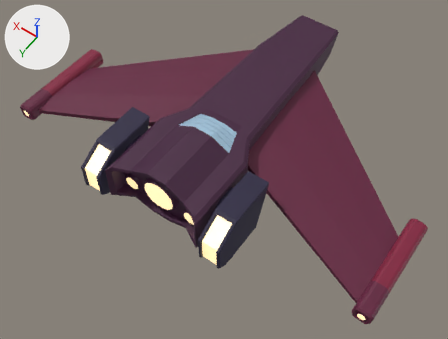
Before and after pictures for a commit that changed the FBX model Assets/Models/SpaceShip.fbx.
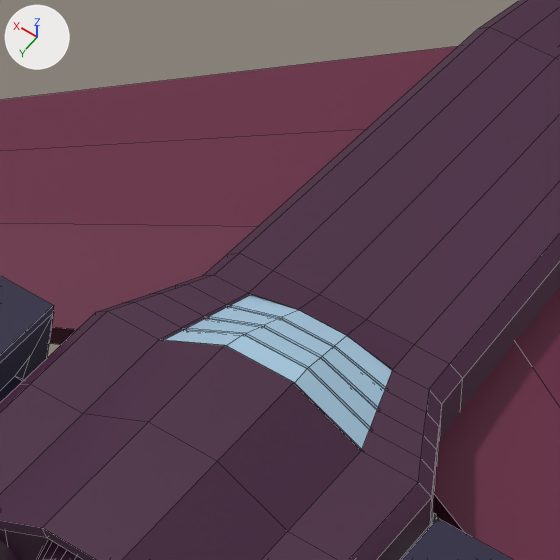
Each version appears first whole from a 50 mm lens placed at (-4.99, 7.64, 9.47), pointed at (-0.13, 0.83, -1.23), and next in a close-up on the part from 30% to 63% of the width and 11% to 54% of the height. Lighting does not change. The marker at upper left points along +X, +Y and +Z. The close-ups show mesh edges as thin lines. Where no turn or scale is listed for an object, it has been applied to the vertices.

Names of what the first close-up shows: 'Body', 'SideEngines', 'Wings'.
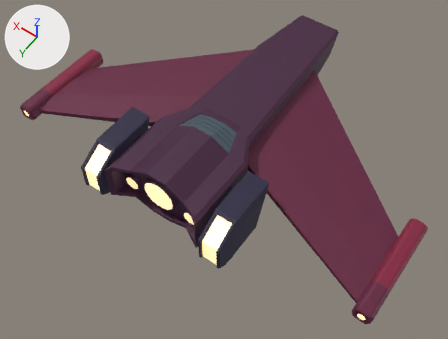
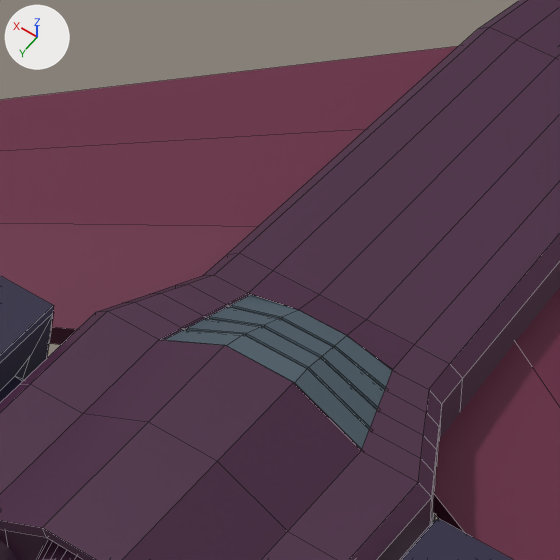
Where the newer file only moved an object's origin or applied its transform, the numbers keep the older frame.

Changed parts and their boxes [x1, y1, x2, y2] in the close-ups (560 x 560 px):
'Body', recoloured: [160, 292, 395, 451] in both

The change, as a list of edits to the scene's bpy script:
```text
Change mat_glass:
    mat_glass.base_color: (0.424, 0.63, 0.8) -> (0.0808, 0.119, 0.15)  # blue #aed0e7 -> dark blue #50616c
```
